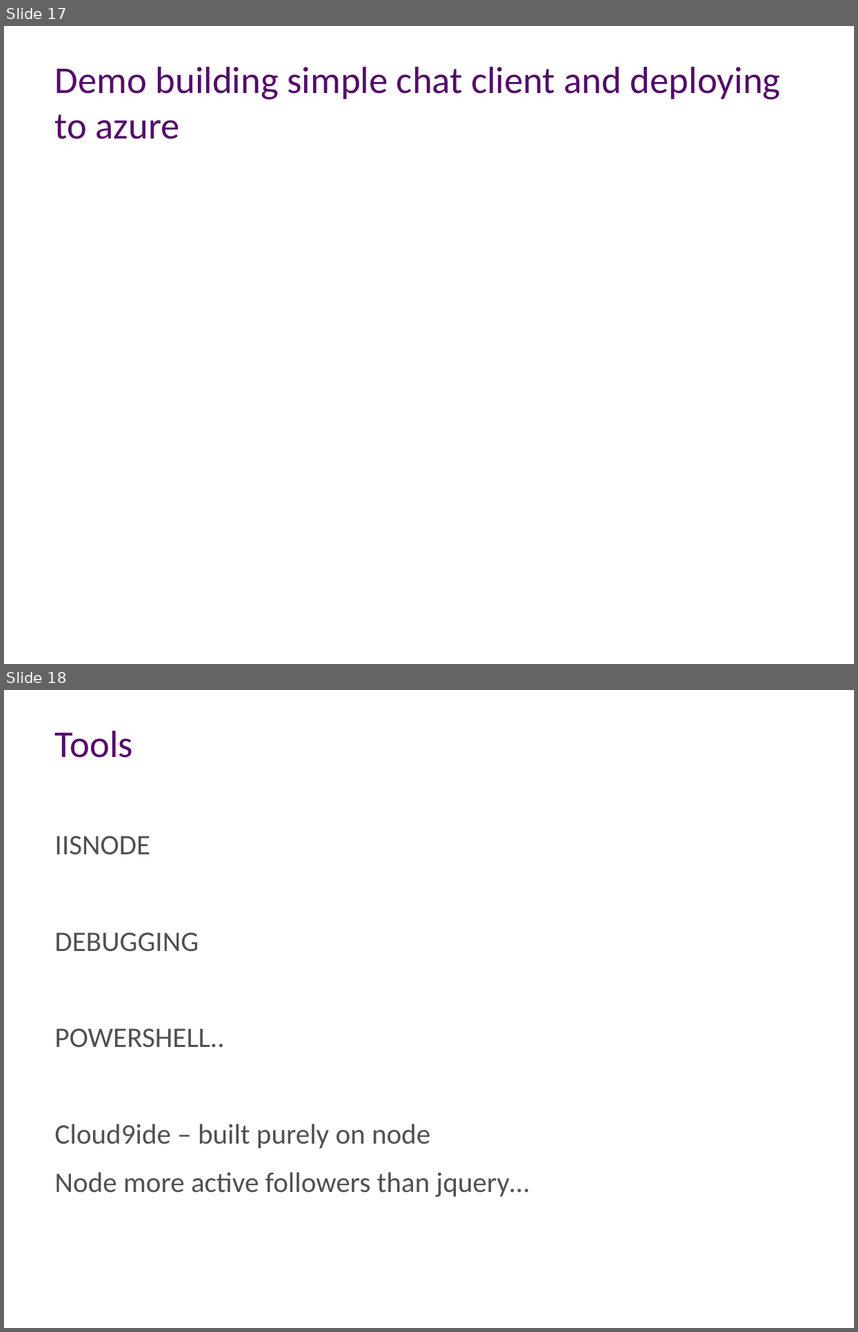
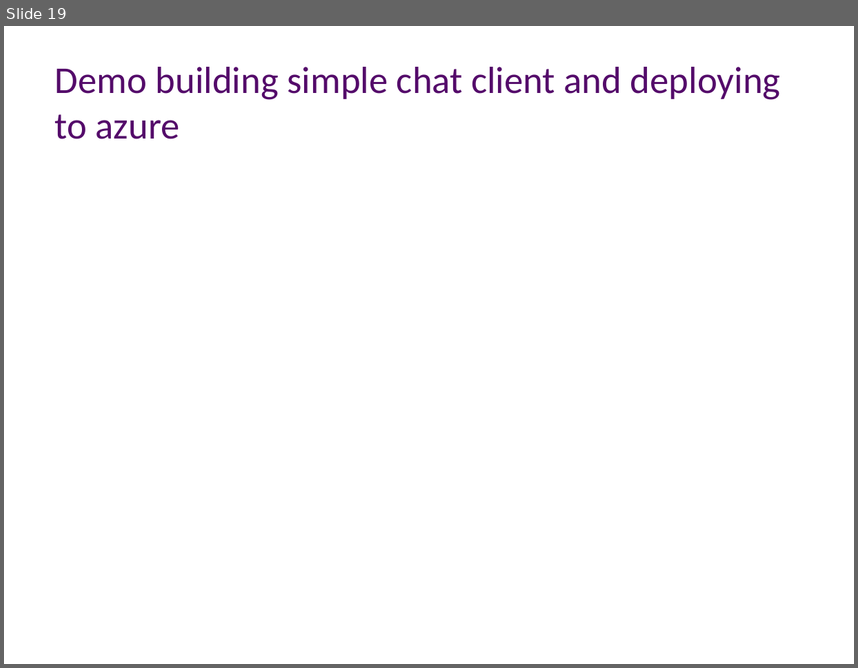
Before and after one commit to aidancasey/AzureNodeChatClient, a slide deck: presentation/Building Node.js Applications on Windows Azure.pptx. Shown one above the other, each under a label of ours: slides 17 and 18 before the commit, slide 19 after it. The pictures are 858x1332 and 858x668 pixels, drawn with LibreOffice and Linux fonts; fonts in the diff are those of the drawing; background and template pictures are left out. Boxes give left, top, right and bottom in pixels: in the first picture for what was removed or moved away, otherwise in the second. Text is boxed around its words. In the diff, an @@ line names an element or a change of style, - is before the commit and + after.

```diff
--- a/presentation/Building Node.js Applications on Windows Azure.pptx
+++ b/presentation/Building Node.js Applications on Windows Azure.pptx
@@ slide 18 removed at (4,690,854,1328), background #FFFFFF @@
@@ title removed at (55,731,134,758) @@
-Tools
@@ text removed at (55,836,529,1196) @@
-IISNODE
-DEBUGGING
-POWERSHELL..
-Cloud9ide – built purely on node
-Node more active followers than jquery…
@@ what was slide 17 is now slide 19 @@
```
Also in this commit, not shown: 2 slides added, 1 other slide removed.
